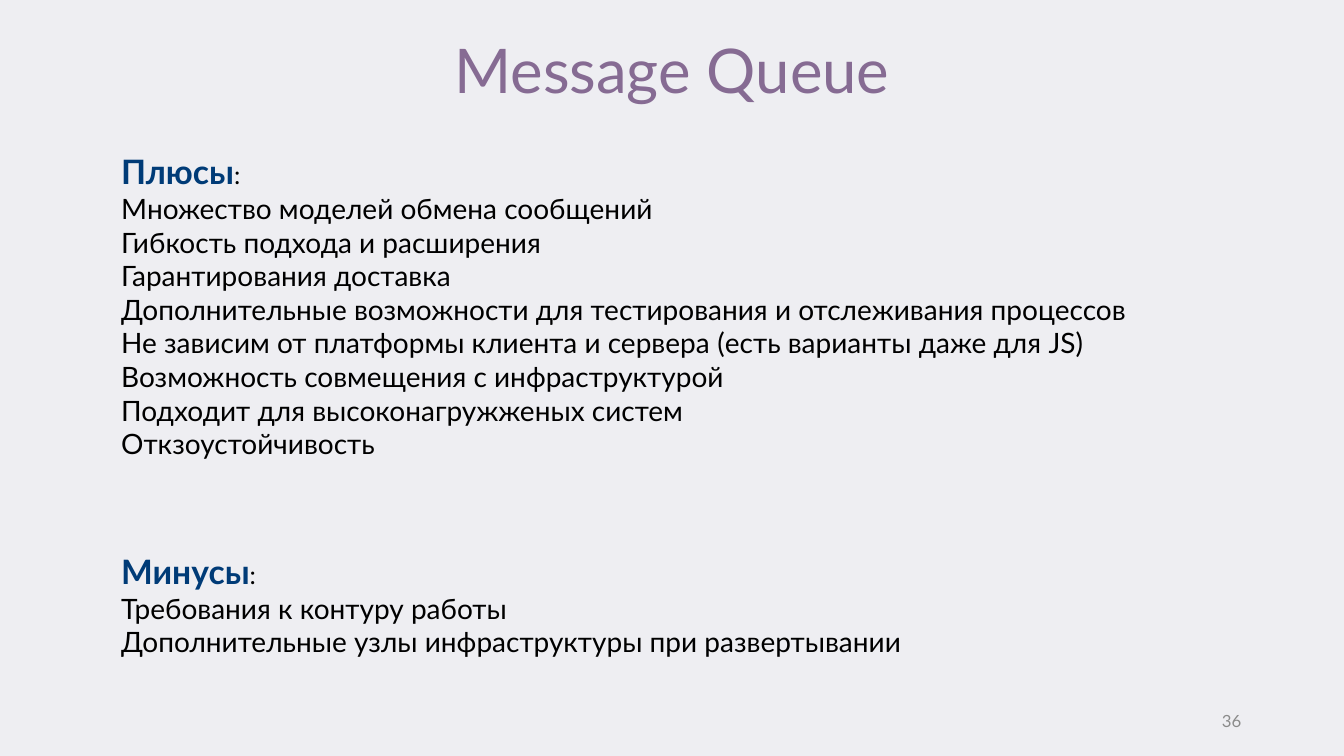
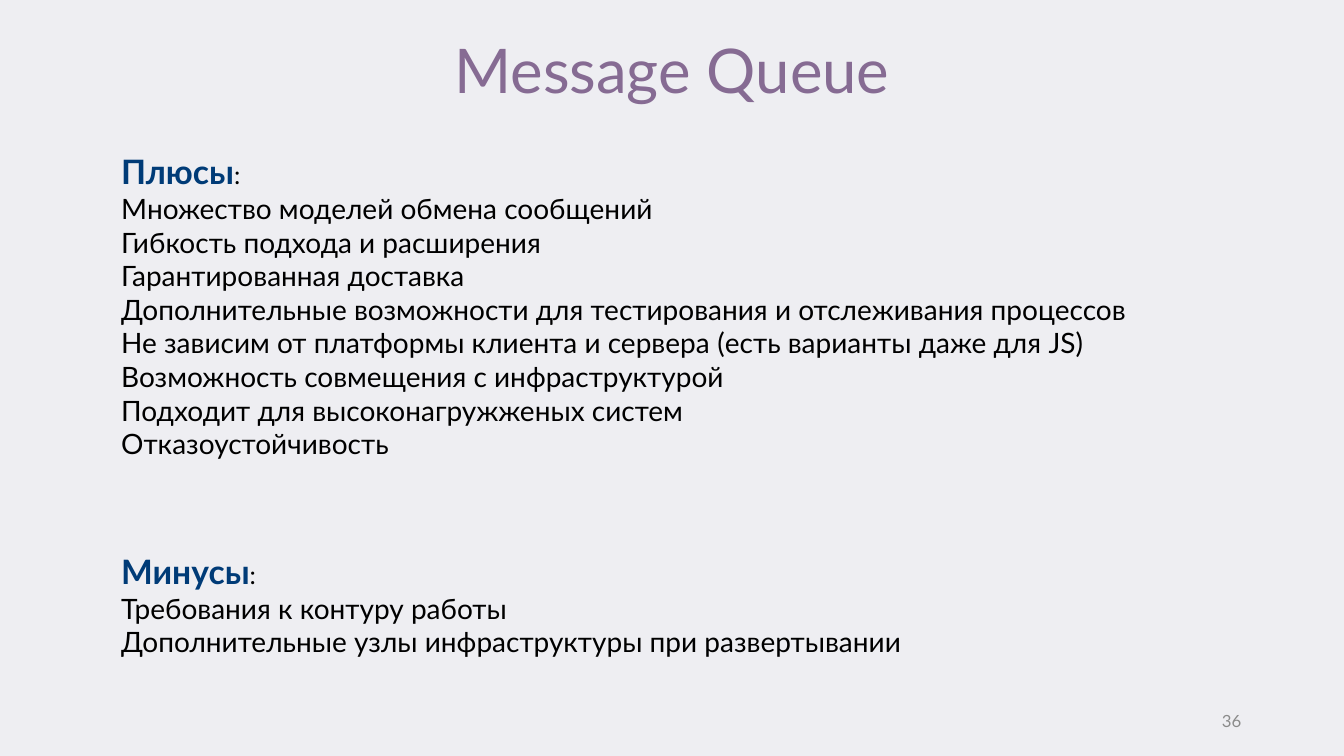
Before and after one commit to VAZarubin/ClientNotification, a slide deck: slide 36 of От Сервера клиенту или как это работает у.pptx. Drawn at 1344x756 pixels with LibreOffice and Linux fonts; fonts in the diff are those of the drawing. Boxes give left, top, right and bottom in pixels: in the first picture for what was removed or moved away, otherwise in the second. Text is boxed around its words. In the diff, an @@ line names an element or a change of style, - is before the commit and + after.

```diff
--- a/От Сервера клиенту или как это работает у.pptx
+++ b/От Сервера клиенту или как это работает у.pptx
@@ text at [121, 266, 465, 291]: text changed @@
-Гарантирования доставка
+Гарантированная доставка
@@ text at [121, 433, 389, 459]: text changed @@
-Откзоустойчивость
+Отказоустойчивость
```
Also in this commit, not shown: 22 other slides changed.
